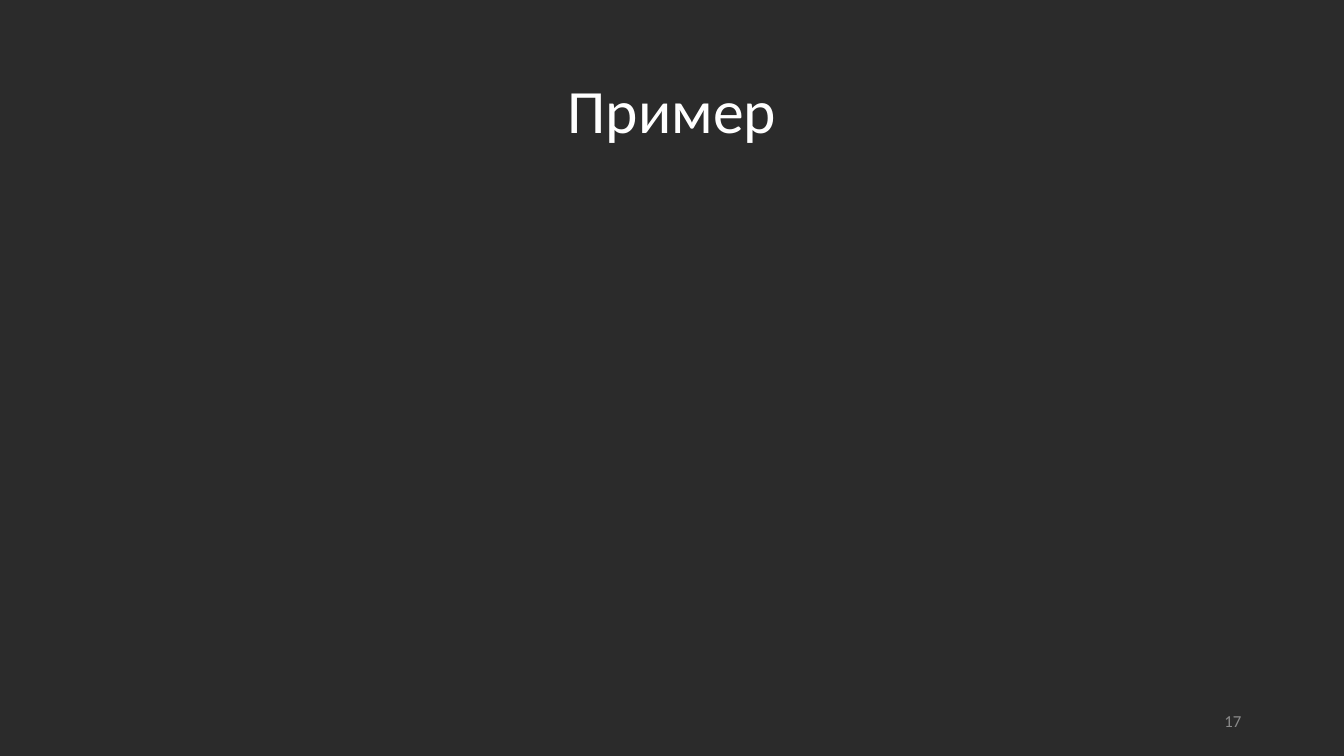
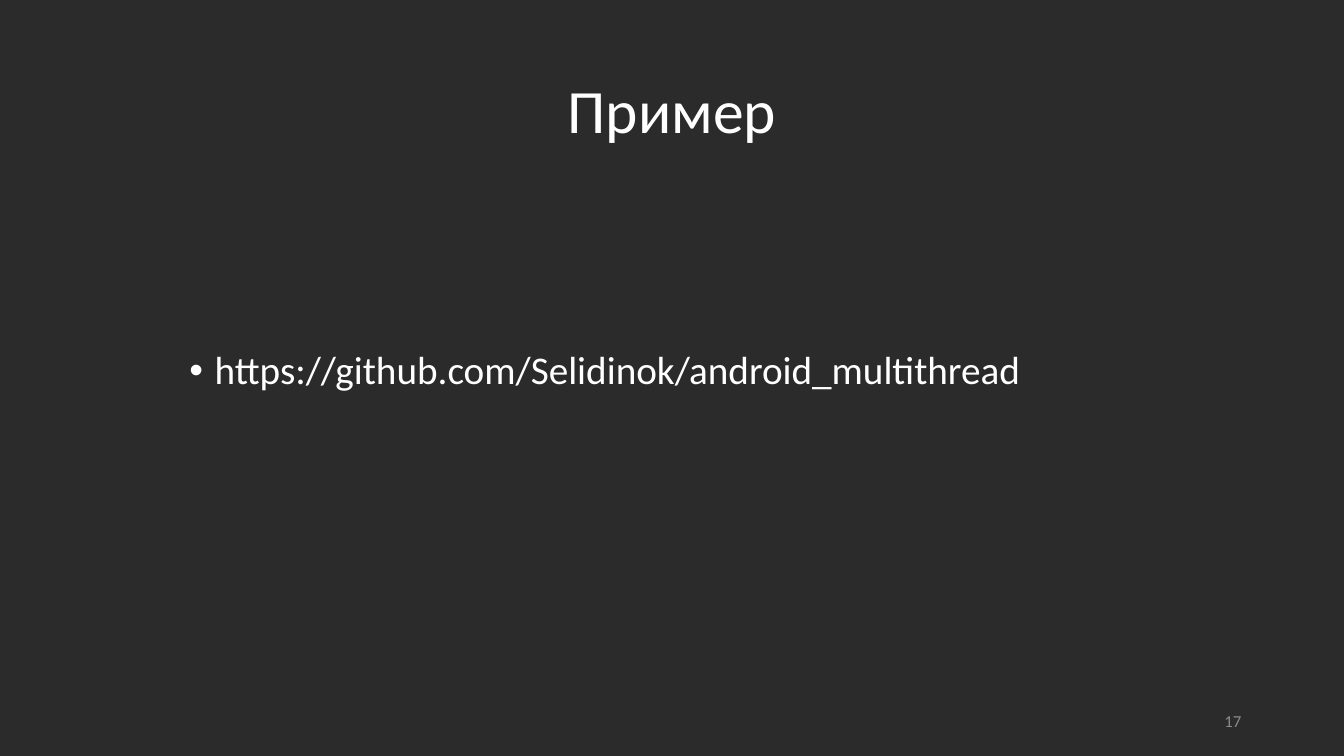
Before and after one commit to Andrey253/Multythread, a slide deck: slide 17 of Многопоточность.pptx. Drawn at 1344x756 pixels with LibreOffice and Linux fonts; fonts in the diff are those of the drawing. Boxes give left, top, right and bottom in pixels: in the first picture for what was removed or moved away, otherwise in the second. Text is boxed around its words. In the diff, an @@ line names an element or a change of style, - is before the commit and + after.

Commit message:
update presentation. Add link on github

```diff
--- a/Многопоточность.pptx
+++ b/Многопоточность.pptx
@@ text added at bbox=[215, 356, 1020, 391], 28 pt, text #FFFFFF @@
+• https://github.com/Selidinok/android_multithread
```
